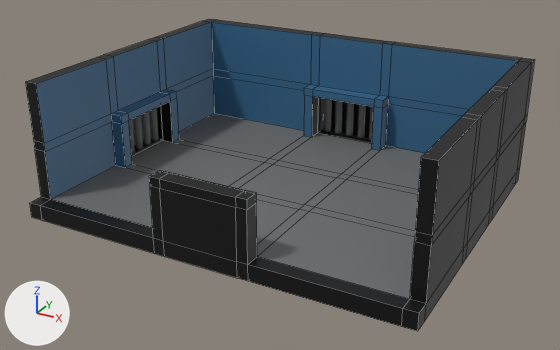
The Blender file Assets/Entorno/Escenarios/Escenarios_dos_puertas/Escenario_3.4nivel_1.blend, before and after one commit.
Rendered twice from a 50 mm camera at (42.7, -78.6, 41.7) aimed at (0.0, -1.1, 3.0). The axes (+X, +Y, +Z) are drawn at lower left. The lights are the same throughout. Mesh edges are drawn as thin lines on the coarser meshes.

In view in the first picture: 'barrotes_puerta.001', 'barrotes_puerta.002', 'sala'.
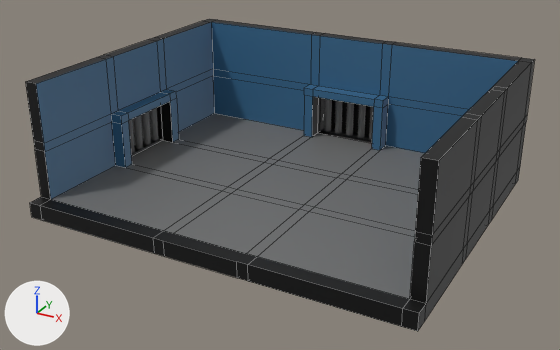
Pixel boxes [x1, y1, x2, y2] of what changed, in the pictures (560 x 350 px):
part 1 of me_cube, cut back: before [149, 170, 257, 265]; after [154, 231, 257, 265]

The edits, one by one:
me_cube is used by ob_sala; location (0.0, 1.0, 0.0); scale (24.6, 20.0, 1.0).
me_cube had 276 vertices, 278 faces and spanned x -1.0..1.0, y -1.0..1.0, z -1.0..15.6.
me_cube now has 260 vertices, 260 faces and spans x -1.0..1.0, y -1.0..1.0, z -1.0..15.6.
Part 1, on me_cube:
16 vertices are removed from x -0.2..0.2, y -1.0..-0.9, z 7.3..8.4.
19 faces are deleted.
1 new face joins them, mat_negro (black #000000).
